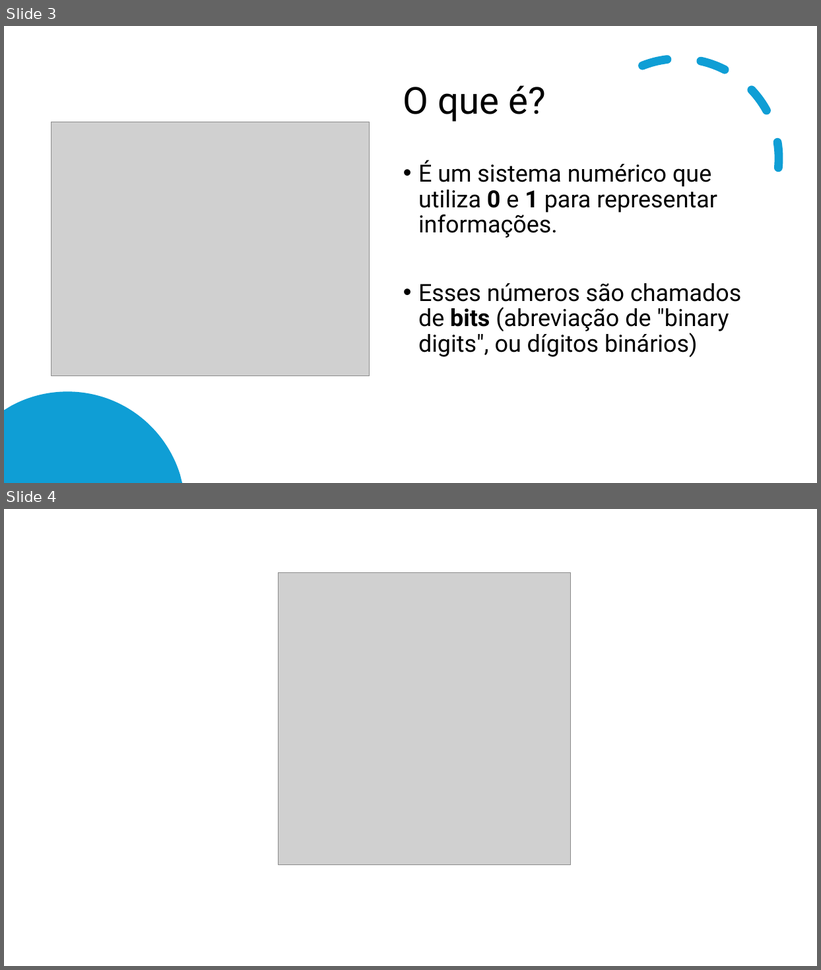
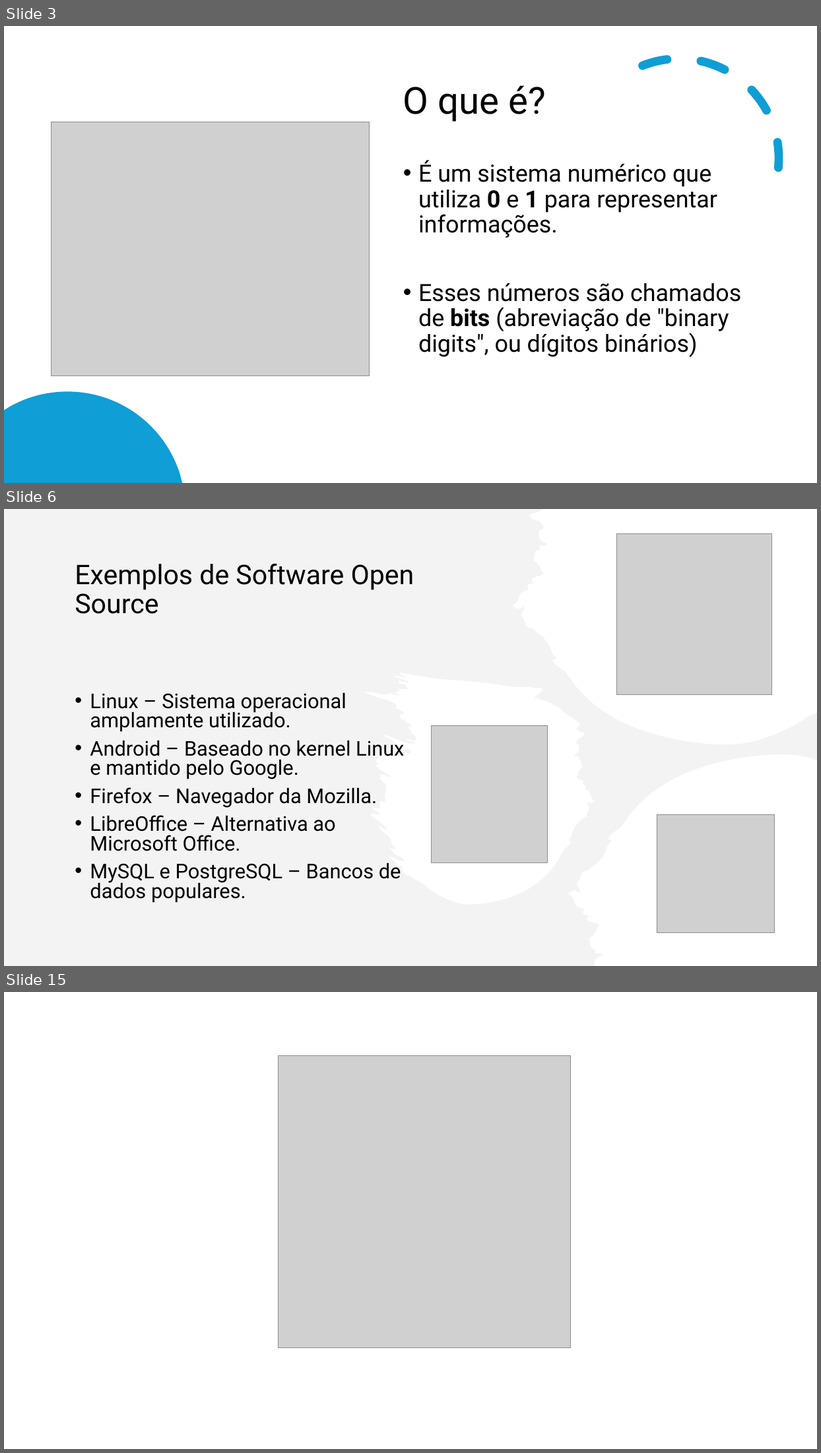
Before and after one commit to CleitonDsd/1-MOD-DS_2024, a slide deck: 1_Fundamentos/0_Conceitos_Tecnologia_Informacao/01_Binarios_Software_Hardware.pptx. Shown one above the other, each under a label of ours: slides 3 and 4 before the commit, slides 3, 6 and 15 after it; the slides between them are not shown. The pictures are 821x970 and 821x1453 pixels, drawn with LibreOffice and Linux fonts; fonts in the diff are those of the drawing; grey boxes stand for pictures. Boxes give left, top, right and bottom in pixels: in the first picture for what was removed or moved away, otherwise in the second. Text is boxed around its words. In the diff, an @@ line names an element or a change of style, - is before the commit and + after.

```diff
--- a/1_Fundamentos/0_Conceitos_Tecnologia_Informacao/01_Binarios_Software_Hardware.pptx
+++ b/1_Fundamentos/0_Conceitos_Tecnologia_Informacao/01_Binarios_Software_Hardware.pptx
@@ slide 6 added at box(4, 509, 817, 966), background #FFFFFF @@
@@ freeform shape added at box(4, 509, 817, 966), fill #E8E8E8 at 50% opacity @@
@@ picture added at box(617, 534, 772, 696) @@
@@ title added at box(75, 563, 415, 614), 32 pt, text #000000 @@
+Exemplos de Software Open Source
@@ text added at box(90, 693, 404, 903), 24 pt, text #000000 @@
+• Linux – Sistema operacional amplamente utilizado.
+• Android – Baseado no kernel Linux e mantido pelo Google.
+• Firefox – Navegador da Mozilla.
+• LibreOffice – Alternativa ao Microsoft Office.
+• MySQL e PostgreSQL – Bancos de dados populares.
@@ picture added at box(432, 725, 548, 863) @@
@@ picture added at box(657, 815, 775, 933) @@
@@ what was slide 4 is now slide 15 @@
```
Also in this commit, not shown: 10 other slides added, 4 other files.
